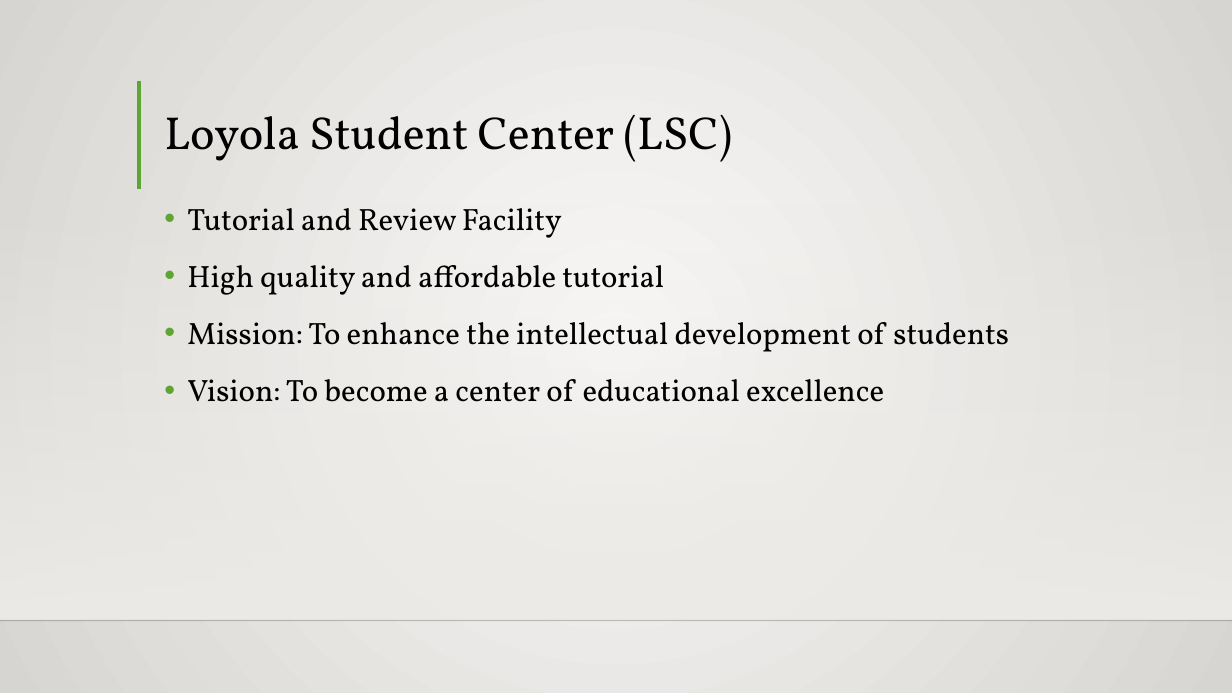
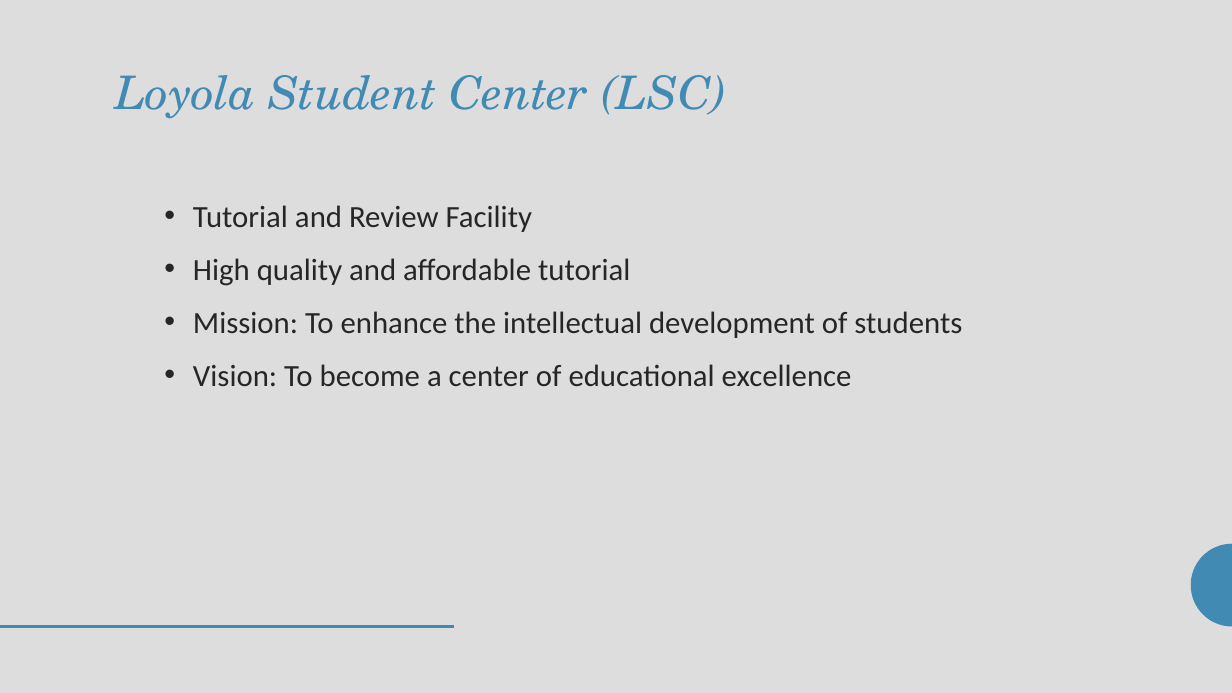
Before and after one commit to seans888/Project---LSC-2, a slide deck: slide 3 of Documentation/MCSPROJ/LSC-LMS PPT.pptx. Drawn at 1232x693 pixels with LibreOffice and Linux fonts; fonts in the diff are those of the drawing; background and template pictures are left out. Boxes give left, top, right and bottom in pixels: in the first picture for what was removed or moved away, otherwise in the second. Text is boxed around its words. In the diff, an @@ line names an element or a change of style, - is before the commit and + after.

```diff
--- a/Documentation/MCSPROJ/LSC-LMS PPT.pptx
+++ b/Documentation/MCSPROJ/LSC-LMS PPT.pptx
@@ background gradient #FAFAF9 to #D7D5D2 to #DDDDDD @@
@@ title "Loyola Student Center (LSC)": place and size @@
-title "Loyola Student Center (LSC)" at <box>164,115,732,162</box>
+title "Loyola Student Center (LSC)" at <box>115,75,727,119</box>
@@ title "Loyola Student Center (LSC)" at <box>115,75,727,119</box>: font Vollkorn to TeX Gyre Schola, text colour #000000 to #418AB3, italic on; alignment left to right; vertical alignment bottom to top @@
@@ line removed from (139, 80) to (139, 189) @@
@@ rectangle removed at <box>0,203,1232,619</box> @@
@@ text "Tutorial and Review Facility" at <box>193,205,962,386</box>: font Vollkorn to Calibri, text colour #000000 to #262626; indent changed; line spacing 1.2 to 1.12; less space between paragraphs @@
@@ freeform shape added at <box>1191,543,1232,627</box>, fill #418AB3 @@
@@ line removed from (0, 621) to (1232, 621) @@
@@ line added from (0, 627) to (455, 627), #418AB3 2 pt @@
```
Also in this commit, not shown: 14 other slides changed, 6 slides added, 1 slide removed.
